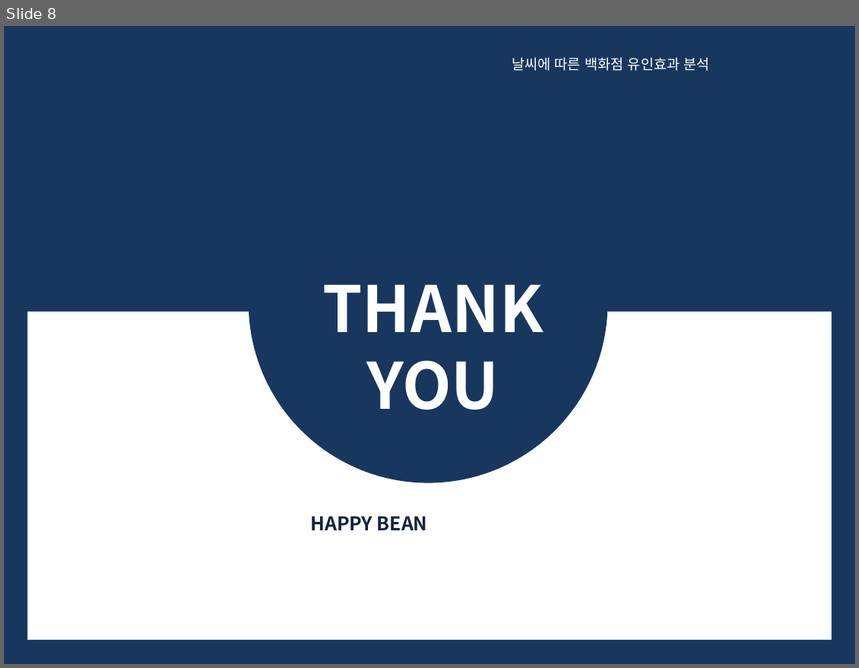
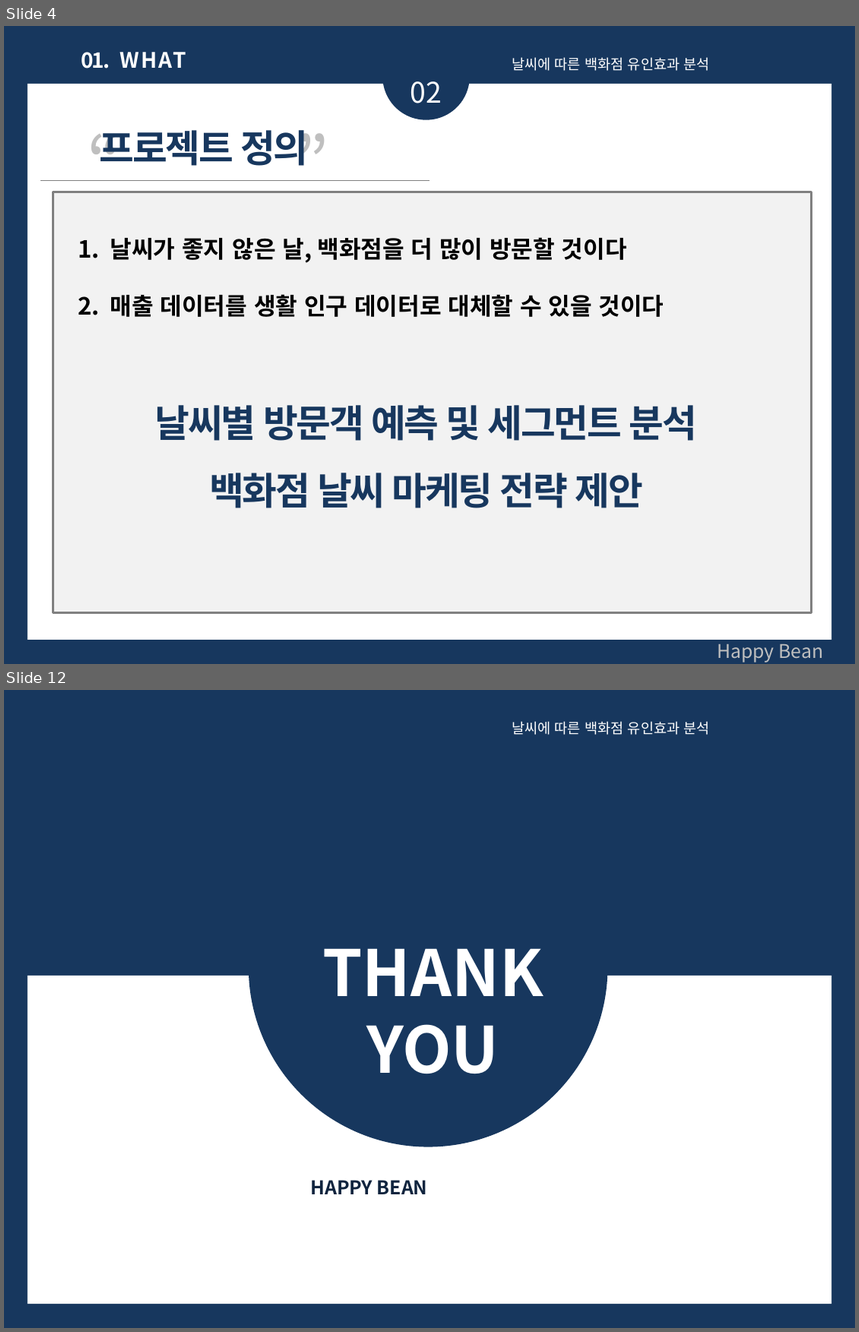
Before and after one commit to jonghyunlee1993/MulticampusSemiProject, a slide deck: 발표자료/1조 세미프로젝트_브리핑_강자연 수정.pptx. Shown one above the other, each under a label of ours: slide 8 before the commit, slides 4 and 12 after it; the slides between them are not shown. The pictures are 859x668 and 859x1332 pixels, drawn with LibreOffice and Linux fonts; fonts in the diff are those of the drawing. Boxes give left, top, right and bottom in pixels: in the first picture for what was removed or moved away, otherwise in the second. Text is boxed around its words. In the diff, an @@ line names an element or a change of style, - is before the commit and + after.

```diff
--- a/발표자료/1조 세미프로젝트_브리핑_강자연 수정.pptx
+++ b/발표자료/1조 세미프로젝트_브리핑_강자연 수정.pptx
@@ slide 4 added at [4,26,855,664], background #17375E @@
@@ ellipse added at [382,33,470,119], fill #17375E @@
@@ text added at [82,52,187,69], 18 pt, text #FFFFFF, bold @@
+01. W H A T
@@ text added at [512,57,710,71], 12 pt, text #FFFFFF @@
+날씨에 따른 백화점 유인효과 분석
@@ rectangle added at [28,84,832,641], fill #FFFFFF @@
@@ text added at [411,81,442,104], 24 pt, text #FFFFFF @@
+02
@@ text added at [4,113,543,208], 60 pt, text #BFBFBF @@
+“ ”
@@ text added at [100,130,308,166], 32 pt, text #17375E, bold @@
+프로젝트 정의
@@ line added from (40, 181) to (430, 181), #808080 0.75 pt @@
@@ rectangle added at [53,192,811,613], fill #F2F2F2, outline #808080 2 pt @@
@@ text added at [110,237,664,317], 20 pt, text #000000, bold @@
+1. 날씨가 좋지 않은 날, 백화점을 더 많이 방문할 것이다
+2. 매출 데이터를 생활 인구 데이터로 대체할 수 있을 것이다
@@ text added at [155,405,697,509], 32 pt, text #17375E, bold @@
+날씨별 방문객 예측 및 세그먼트 분석
+백화점 날씨 마케팅 전략 제안
@@ text added at [717,639,823,663], 16 pt, text #BFBFBF @@
+Happy Bean
@@ what was slide 8 is now slide 12 @@
```
Also in this commit, not shown: 7 slides changed, 3 other slides added, 2 other files.
